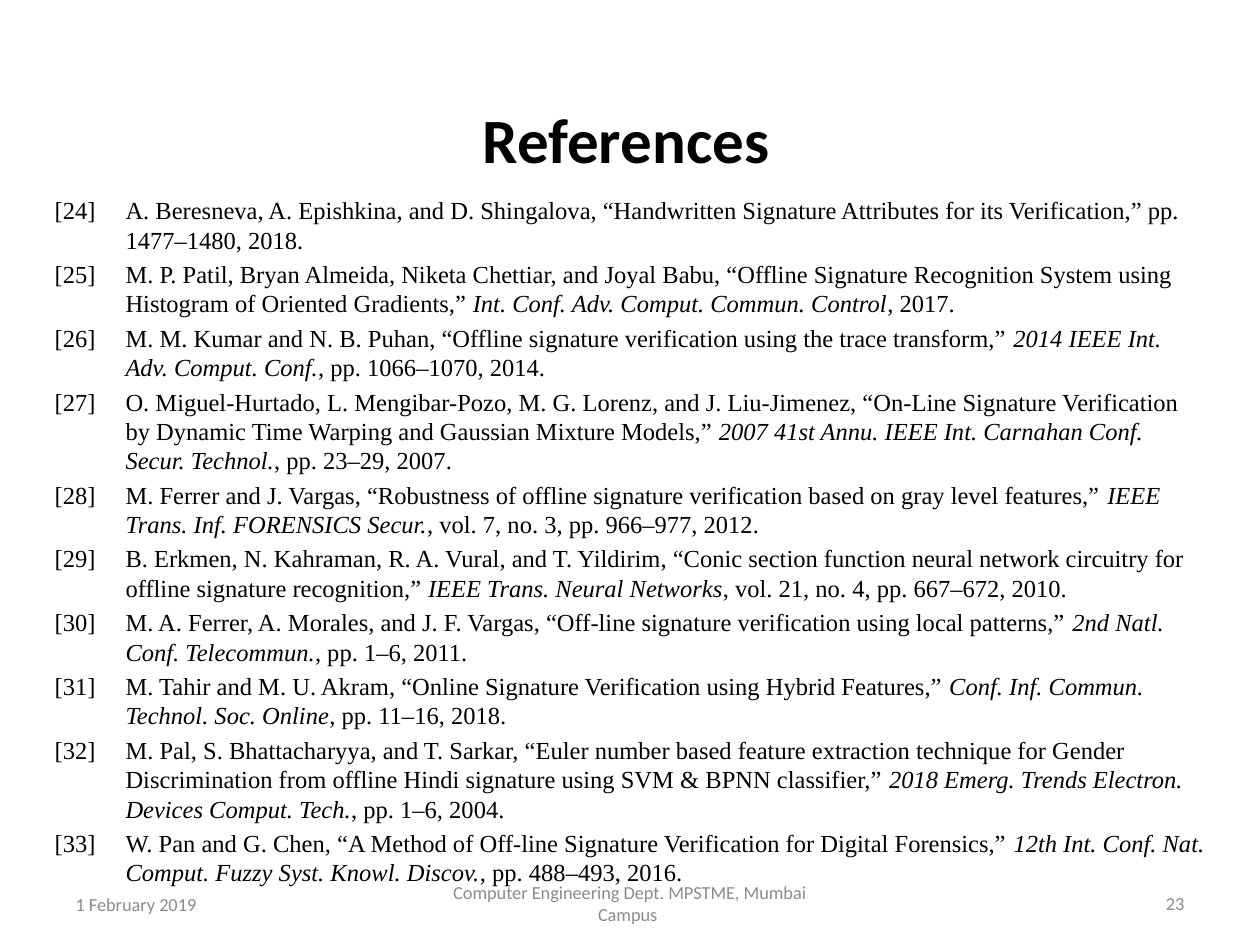
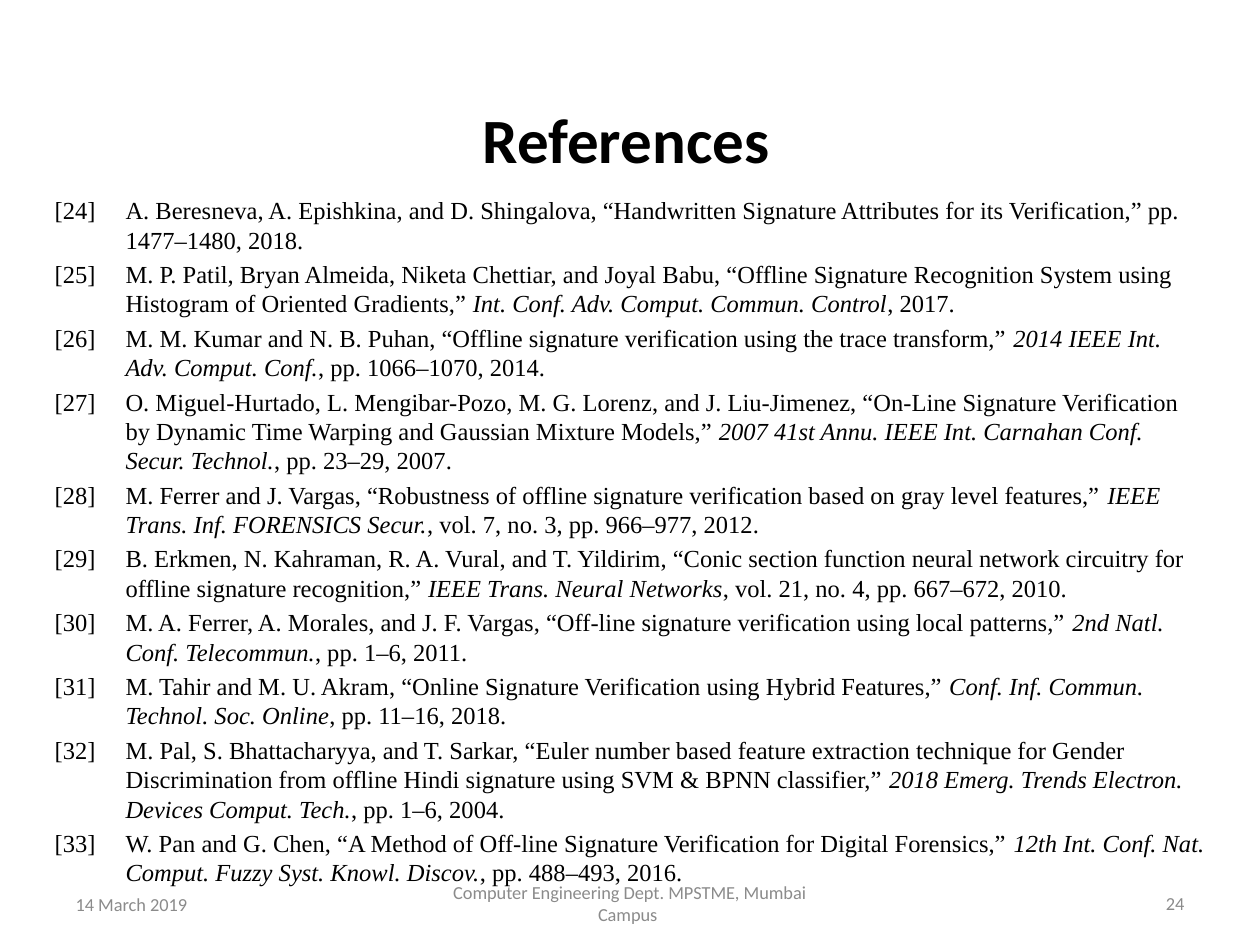
Before and after one commit to TeeeJaey/SignatureVerifier, a slide deck: slide 24 of PPT/B002_ProjectPPT.pptx (slide 23 before the commit). Drawn at 1260x945 pixels with LibreOffice and Linux fonts; fonts in the diff are those of the drawing; background and template pictures are left out. Boxes give left, top, right and bottom in pixels: in the first picture for what was removed or moved away, otherwise in the second. Text is boxed around its words. In the diff, an @@ line names an element or a change of style, - is before the commit and + after.

```diff
--- a/PPT/B002_ProjectPPT.pptx
+++ b/PPT/B002_ProjectPPT.pptx
@@ text at (76,898,187,911): text changed @@
-1 February 2019
+14 March 2019
@@ page number at (1166,898,1185,910): text changed @@
-23
+24
```
Also in this commit, not shown: 23 other slides changed, 2 slides added, 1 slide removed, 6 other files.
